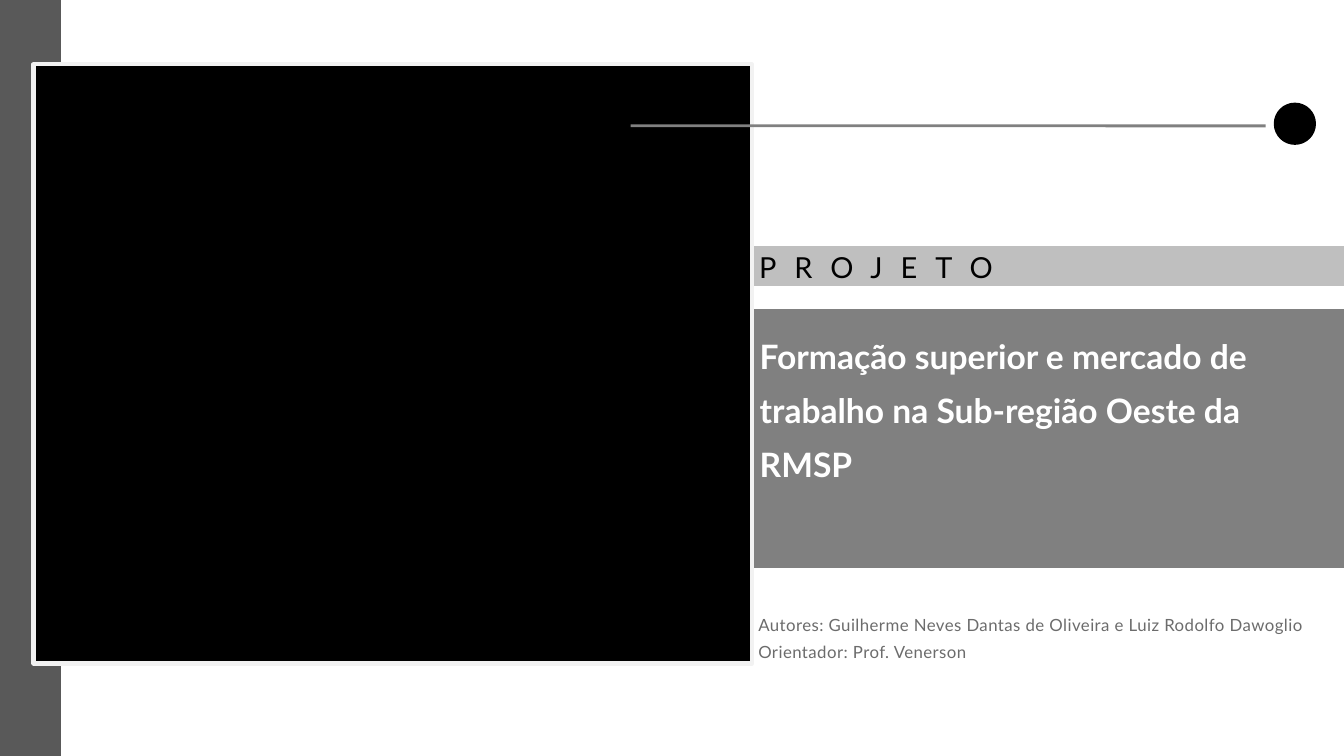
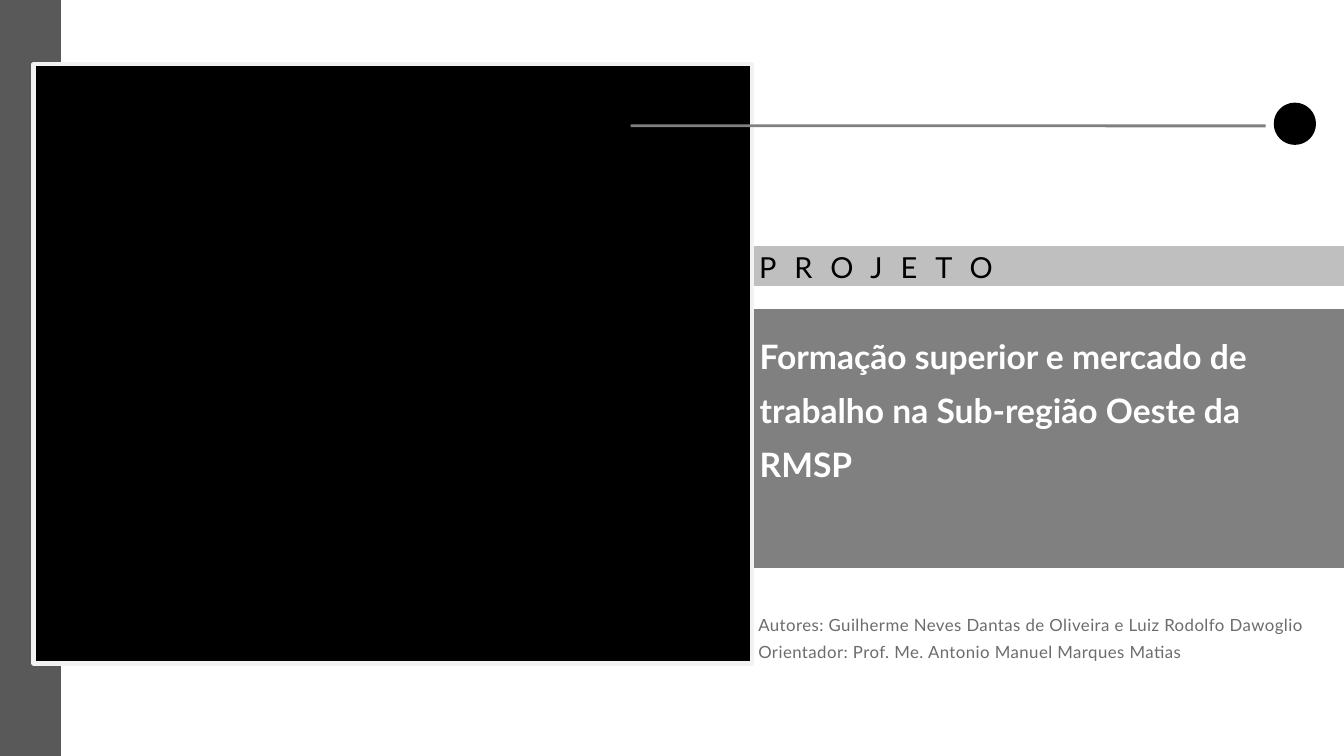
Before and after one commit to guilherme-ndo/projetointegrador-ii, a slide deck: slide 1 of docs/apresentacao_pi2.pptx. Drawn at 1344x756 pixels with LibreOffice and Linux fonts; fonts in the diff are those of the drawing; background and template pictures are left out. Boxes give left, top, right and bottom in pixels: in the first picture for what was removed or moved away, otherwise in the second. Text is boxed around its words. In the diff, an @@ line names an element or a change of style, - is before the commit and + after.

```diff
--- a/docs/apresentacao_pi2.pptx
+++ b/docs/apresentacao_pi2.pptx
@@ text at box(758, 645, 1181, 661): text changed @@
-Orientador: Prof. Venerson
+Orientador: Prof. Me. Antonio Manuel Marques Matias
```
Also in this commit, not shown: 6 other slides changed, 1 other file.
